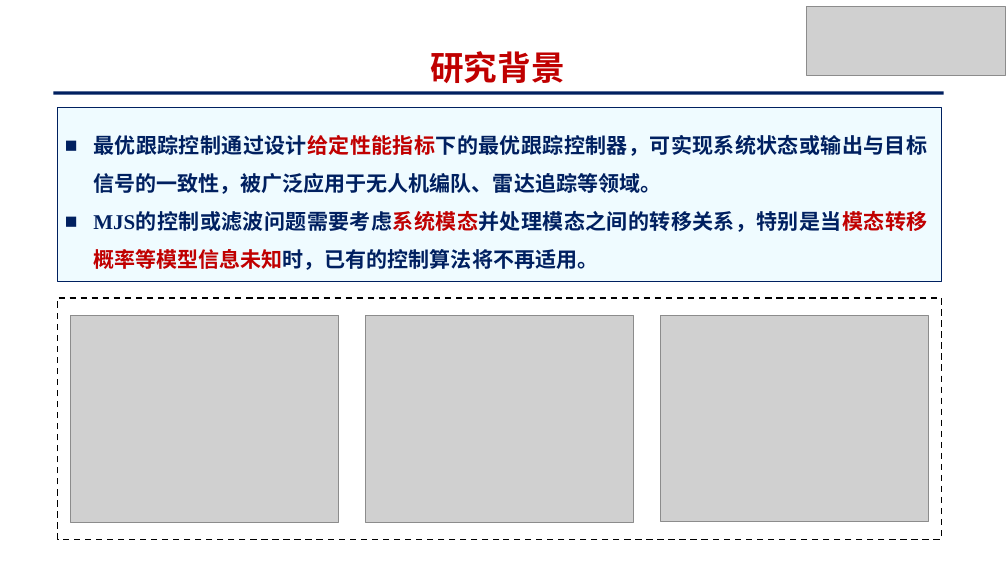
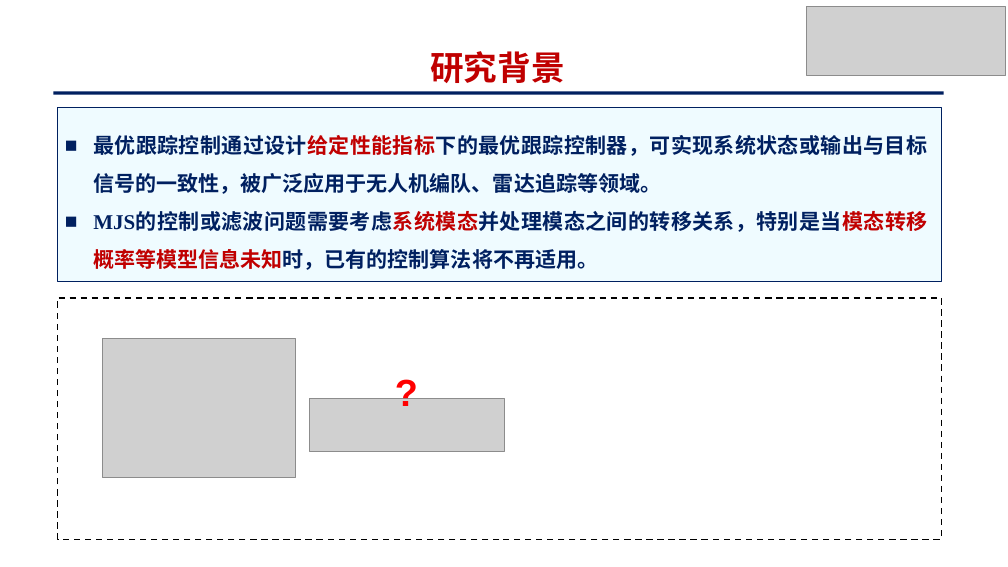
Before and after one commit to yck0609/master-thesis, a slide deck: slide 4 of PPT/基于策略迭代的马尔可夫跳变系统最优跟踪控制_姚才康.pptx. Drawn at 1008x567 pixels with LibreOffice and Linux fonts; fonts in the diff are those of the drawing; grey boxes stand for pictures. Boxes give left, top, right and bottom in pixels: in the first picture for what was removed or moved away, otherwise in the second. Text is boxed around its words. In the diff, an @@ line names an element or a change of style, - is before the commit and + after.

```diff
--- a/PPT/基于策略迭代的马尔可夫跳变系统最优跟踪控制_姚才康.pptx
+++ b/PPT/基于策略迭代的马尔可夫跳变系统最优跟踪控制_姚才康.pptx
@@ picture removed at bbox=[71, 315, 339, 523] @@
@@ picture removed at bbox=[366, 315, 634, 523] @@
@@ picture removed at bbox=[660, 315, 928, 522] @@
@@ picture added at bbox=[103, 339, 296, 478] @@
@@ text added at bbox=[387, 365, 426, 419], 36 pt, text #FF0000, bold @@
+?
@@ picture added at bbox=[309, 399, 504, 451] @@
```
Also in this commit, not shown: 2 other slides changed, 7 other files.
